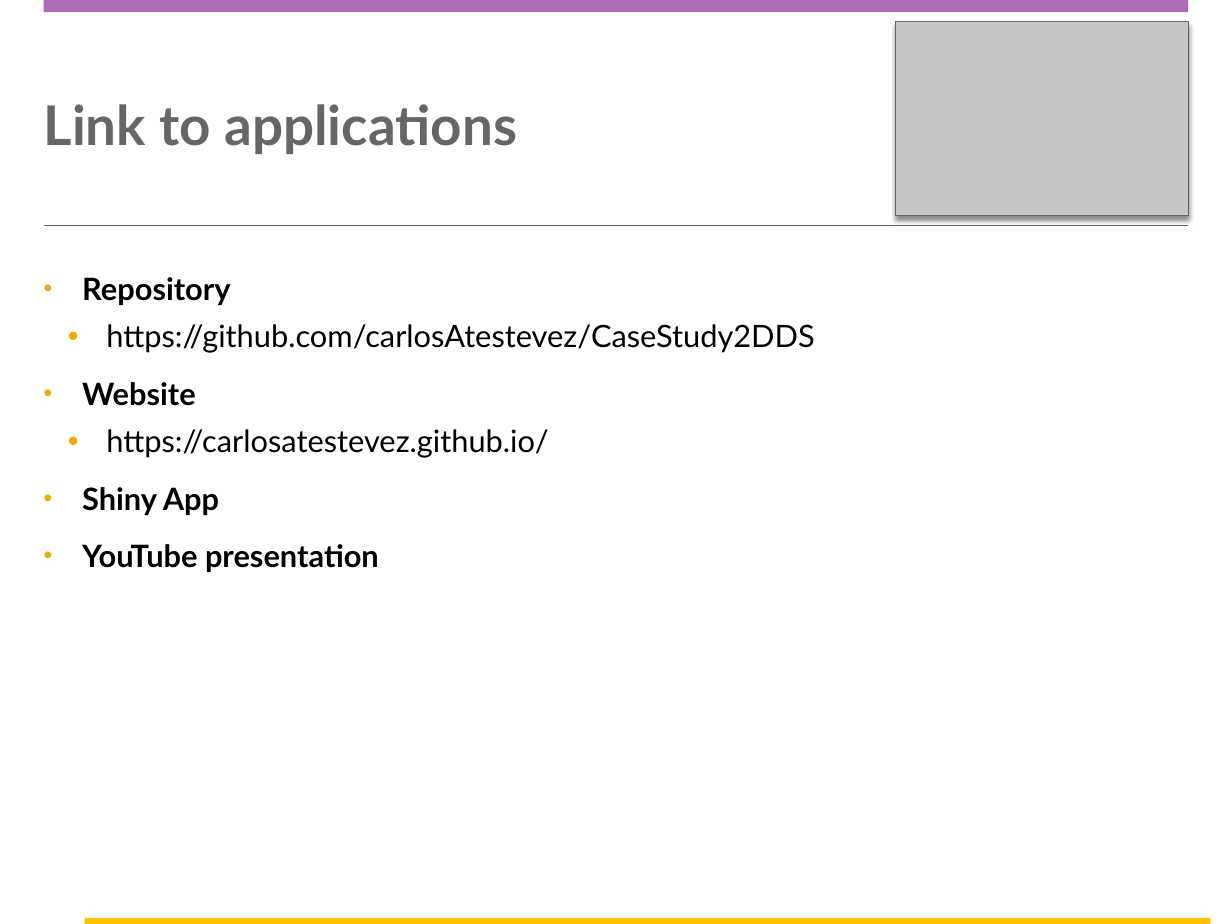
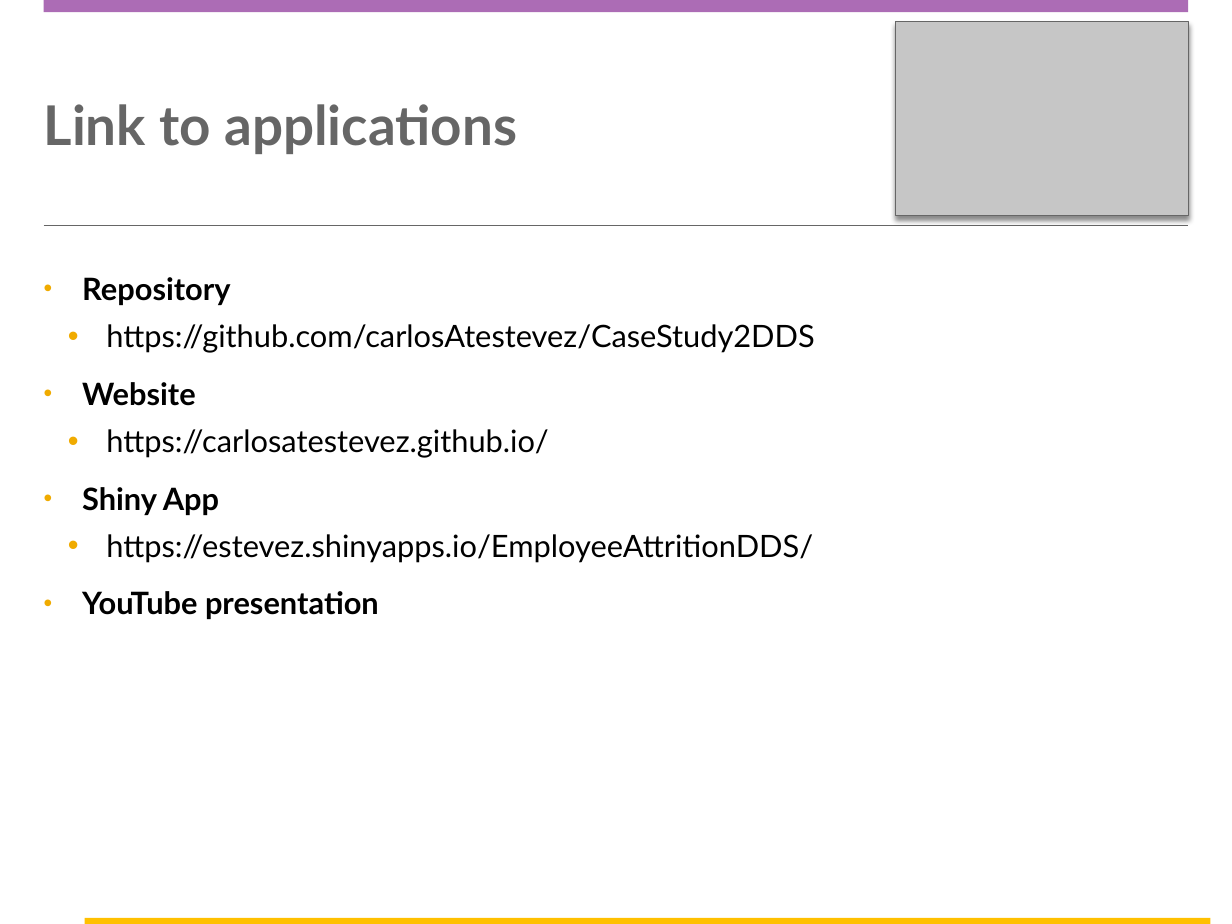
Before and after one commit to carlosAtestevez/CaseStudy2DDS, a slide deck: slide 22 of DDSAnalytics Presentation.pptx. Drawn at 1232x924 pixels with LibreOffice and Linux fonts; fonts in the diff are those of the drawing; background and template pictures are left out. Boxes give left, top, right and bottom in pixels: in the first picture for what was removed or moved away, otherwise in the second. Text is boxed around its words. In the diff, an @@ line names an element or a change of style, - is before the commit and + after.

```diff
--- a/DDSAnalytics Presentation.pptx
+++ b/DDSAnalytics Presentation.pptx
@@ text at (106,534,813,563): paragraph added @@
+  • https://estevez.shinyapps.io/EmployeeAttritionDDS/
```
Also in this commit, not shown: 1 other slide changed, 5 other files.
